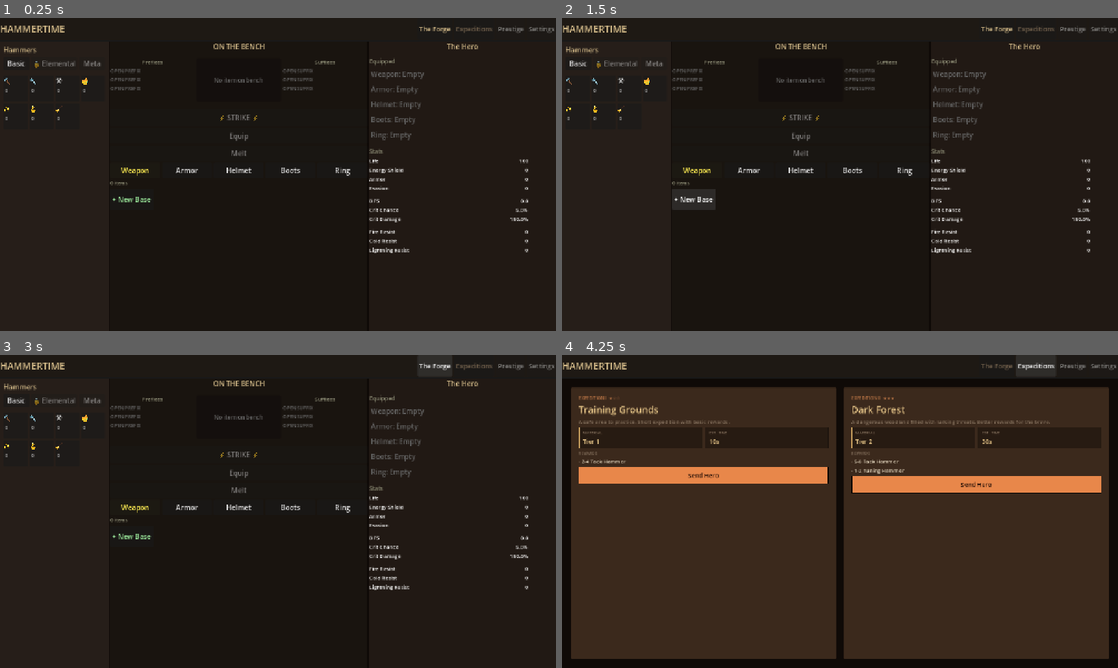
Above: before the commit, frames 1-4 (two rows, left to right).
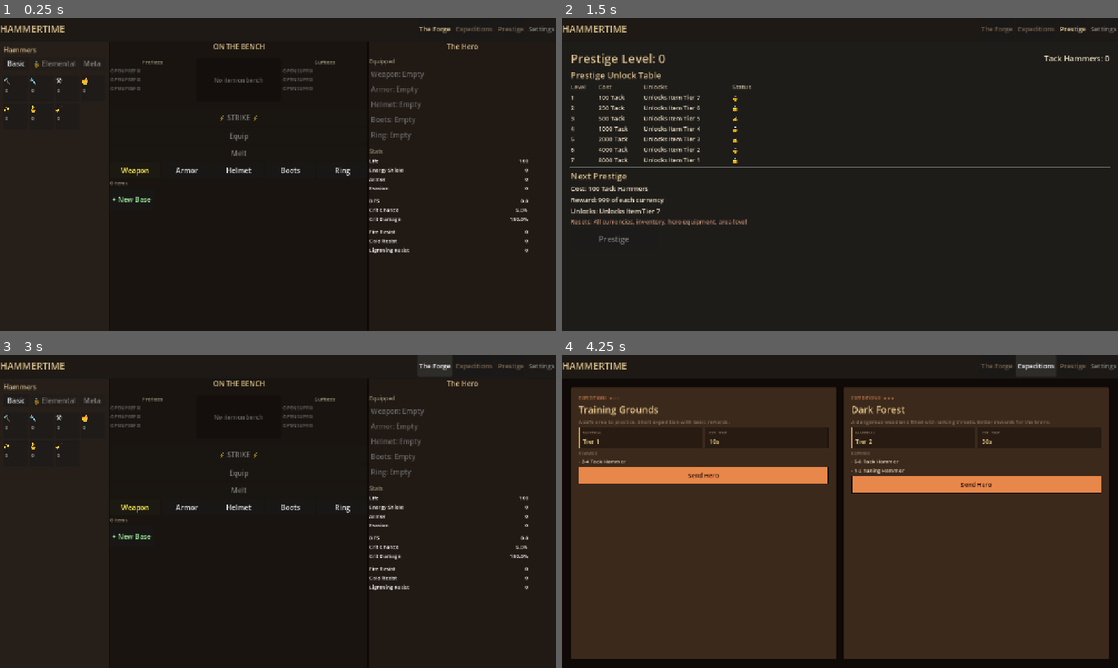
Above: after the commit, the same moments.

Repository: loginn/hammertime
Game: Godot game, scene res://scenes/main.tscn
Same seed, same stepped clock (60 frames per second), same inputs: the game is played once before the commit and once after it.
Inputs (mouse positions are in pixels of both pictures, inside the frame that each line leads up to):
- Up to frame 1 (0.25 s): no input
- Up to frame 2 (1.5 s): click (1073, 27) at 0.5 s, where only the run after the commit has a clickable "Prestige"; click (695, 199) at 1.25 s, where only the run before the commit has a clickable "+ New Base"
- Up to frame 3 (3 s): click (133, 536) at 2 s, where only the run before the commit has a clickable "+ New Base"; click "The Forge" at 2.75 s
- Up to frame 4 (4.25 s): click "Expeditions" at 3.5 s

The runs differ from the first frame. In frame 1, less than 0.1% of the frame differs, in the area x 89-94%, y 2-5%; in frame 2, 5.1%, in the area x 0-99%, y 2-76%; in frame 3, less than 0.1%; in frame 4, less than 0.1%.
Error before the commit: Invalid assignment of property or key 'valid_tags' with value of type 'Array' on a base object of type 'Resource (Item)'. (res://models/items/item_factory.gd:1…

Commit message:
feat: Build PrestigeScreen scene with unlock table, confirmation dialog…
- scenes/prestige/prestige_screen.gd
- scenes/prestige/prestige_screen.tscn
- scenes/main.gd
- scenes/main.tscn

GSD-Task: S07/T02

Diff:
--- a/scenes/main.gd
+++ b/scenes/main.gd
@@ -10,6 +10,7 @@
 
 @onready var _forge_view: Control = $VBox/Body/ForgeView
 @onready var _expedition_screen: Control = $VBox/Body/ExpeditionScreen
+@onready var _prestige_screen: Control = $VBox/Body/PrestigeScreen
 
 var _views: Dictionary = {}
 var _tabs: Dictionary = {}
@@ -19,14 +20,17 @@
 	_views = {
 		"forge": _forge_view,
 		"expeditions": _expedition_screen,
+		"prestige": _prestige_screen,
 	}
 	_tabs = {
 		"forge": _tab_forge,
 		"expeditions": _tab_expeditions,
+		"prestige": _tab_prestige,
 	}
 
 	_tab_forge.pressed.connect(_on_tab_forge_pressed)
 	_tab_expeditions.pressed.connect(_on_tab_expeditions_pressed)
+	_tab_prestige.pressed.connect(_on_tab_prestige_pressed)
 
 	_switch_to_view("forge")
 
@@ -39,6 +43,10 @@
 	_switch_to_view("expeditions")
 
 
+func _on_tab_prestige_pressed() -> void:
+	_switch_to_view("prestige")
+
+
 func _switch_to_view(view_name: String) -> void:
 	for key: String in _views:
 		_views[key].visible = (key == view_name)
--- a/scenes/main.tscn
+++ b/scenes/main.tscn
@@ -1,8 +1,9 @@
-[gd_scene load_steps=4 format=3 uid="uid://cckyc2mqfbw7m"]
+[gd_scene load_steps=5 format=3 uid="uid://cckyc2mqfbw7m"]
 
 [ext_resource type="PackedScene" path="res://scenes/forge/forge_view.tscn" id="1_forge_view"]
 [ext_resource type="PackedScene" path="res://scenes/expedition/expedition_screen.tscn" id="2_expedition_screen"]
 [ext_resource type="Script" path="res://scenes/main.gd" id="3_main_script"]
+[ext_resource type="PackedScene" path="res://scenes/prestige/prestige_screen.tscn" id="4_prestige_screen"]
 
 [sub_resource type="StyleBoxFlat" id="StyleBoxFlat_topbar"]
 bg_color = Color(0.12, 0.1, 0.08, 1)
@@ -59,8 +60,7 @@
 [node name="TabPrestige" type="Button" parent="VBox/TopBar/HBox"]
 unique_name_in_owner = true
 layout_mode = 2
-disabled = true
-theme_override_colors/font_color = Color(0.35, 0.3, 0.25, 1)
+theme_override_colors/font_color = Color(0.45, 0.38, 0.3, 1)
 theme_override_font_sizes/font_size = 15
 text = "Prestige"
 
@@ -92,3 +92,12 @@
 grow_horizontal = 2
 grow_vertical = 2
 visible = false
+
+[node name="PrestigeScreen" parent="VBox/Body" instance=ExtResource("4_prestige_screen")]
+layout_mode = 1
+anchors_preset = 15
+anchor_right = 1.0
+anchor_bottom = 1.0
+grow_horizontal = 2
+grow_vertical = 2
+visible = false
--- /dev/null
+++ b/scenes/prestige/prestige_screen.gd
@@ -0,0 +1,116 @@
+extends Control
+
+@onready var _header_label: Label = %HeaderLabel
+@onready var _tack_label: Label = %TackLabel
+@onready var _unlock_table: VBoxContainer = %UnlockTable
+@onready var _action_panel: VBoxContainer = %ActionPanel
+@onready var _next_cost_label: Label = %NextCostLabel
+@onready var _next_reward_label: Label = %NextRewardLabel
+@onready var _next_unlock_label: Label = %NextUnlockLabel
+@onready var _next_resets_label: Label = %NextResetsLabel
+@onready var _prestige_button: Button = %PrestigeButton
+@onready var _confirm_dialog: ConfirmationDialog = %ConfirmDialog
+@onready var _max_label: Label = %MaxLabel
+
+
+func _ready() -> void:
+	_build_unlock_table()
+	_refresh_display()
+	_prestige_button.pressed.connect(_on_prestige_button_pressed)
+	_confirm_dialog.confirmed.connect(_on_confirm_accepted)
+	GameEvents.prestige_completed.connect(_on_prestige_completed)
+	GameEvents.currency_changed.connect(_on_currency_changed)
+
+
+func _build_unlock_table() -> void:
+	for child in _unlock_table.get_children():
+		child.queue_free()
+
+	var header_row := HBoxContainer.new()
+	_add_table_cell(header_row, "Level", 60, Color(0.7, 0.65, 0.55))
+	_add_table_cell(header_row, "Cost", 100, Color(0.7, 0.65, 0.55))
+	_add_table_cell(header_row, "Unlocks", 200, Color(0.7, 0.65, 0.55))
+	_add_table_cell(header_row, "Status", 80, Color(0.7, 0.65, 0.55))
+	_unlock_table.add_child(header_row)
+
+	for entry: Dictionary in BalanceConfig.PRESTIGE_LEVELS:
+		var row := HBoxContainer.new()
+		_add_table_cell(row, str(entry.level), 60, Color(0.93, 0.88, 0.78))
+		_add_table_cell(row, "%d Tack" % entry.cost, 100, Color(0.93, 0.88, 0.78))
+		_add_table_cell(row, entry.description, 200, Color(0.93, 0.88, 0.78))
+
+		var status_text := ""
+		if PrestigeManager.prestige_count >= entry.level:
+			status_text = "✓"
+		else:
+			status_text = "🔒"
+		_add_table_cell(row, status_text, 80, Color(0.93, 0.88, 0.78))
+
+		_unlock_table.add_child(row)
+
+
+func _add_table_cell(row: HBoxContainer, text: String, min_width: int, color: Color) -> void:
+	var label := Label.new()
+	label.text = text
+	label.custom_minimum_size.x = min_width
+	label.add_theme_color_override("font_color", color)
+	label.add_theme_font_size_override("font_size", 14)
+	row.add_child(label)
+
+
+func _refresh_display() -> void:
+	_header_label.text = "Prestige Level: %d" % PrestigeManager.prestige_count
+
+	var tack_count: int = GameState.currency_counts.get("tack", 0)
+	_tack_label.text = "Tack Hammers: %d" % tack_count
+
+	_rebuild_status_indicators()
+
+	if PrestigeManager.is_max_prestige():
+		_action_panel.visible = false
+		_max_label.visible = true
+		_max_label.text = "MAX PRESTIGE"
+	else:
+		_action_panel.visible = true
+		_max_label.visible = false
+		var data: Dictionary = PrestigeManager.get_next_level_data()
+		_next_cost_label.text = "Cost: %d Tack Hammers" % data.cost
+		_next_reward_label.text = "Reward: %d of each currency" % data.reward_amount
+		_next_unlock_label.text = "Unlocks: %s" % data.description
+		_next_resets_label.text = "Resets: All currencies, inventory, hero equipment, area level"
+		_prestige_button.disabled = not PrestigeManager.can_prestige()
+
+
+func _rebuild_status_indicators() -> void:
+	var rows := _unlock_table.get_children()
+	for i in range(1, rows.size()):
+		var row: HBoxContainer = rows[i]
+		var status_label: Label = row.get_child(3)
+		var level_index: int = i - 1
+		var entry: Dictionary = BalanceConfig.PRESTIGE_LEVELS[level_index]
+		if PrestigeManager.prestige_count >= entry.level:
+			status_label.text = "✓"
+		else:
+			status_label.text = "🔒"
+
+
+func _on_prestige_button_pressed() -> void:
+	var data: Dictionary = PrestigeManager.get_next_level_data()
+	var next_level: int = data.level
+	_confirm_dialog.dialog_text = "Prestige to Level %d?\n\nCost: %d Tack Hammers\nReward: %d of each currency\nUnlocks: %s\n\nThis will RESET:\n- All currencies\n- All inventory items\n- Hero equipment\n- Area level" % [next_level, data.cost, data.reward_amount, data.description]
+	_confirm_dialog.popup_centered()
+
+
+func _on_confirm_accepted() -> void:
+	PrestigeManager.execute_prestige()
+
+
+func _on_prestige_completed() -> void:
+	_refresh_display()
+
+
+func _on_currency_changed(_key: String, _amount: int) -> void:
+	var tack_count: int = GameState.currency_counts.get("tack", 0)
+	_tack_label.text = "Tack Hammers: %d" % tack_count
+	if not PrestigeManager.is_max_prestige():
+		_prestige_button.disabled = not PrestigeManager.can_prestige()
--- /dev/null
+++ b/scenes/prestige/prestige_screen.tscn
@@ -0,0 +1,125 @@
+[gd_scene load_steps=3 format=3]
+
+[ext_resource type="Script" path="res://scenes/prestige/prestige_screen.gd" id="1_script"]
+
+[sub_resource type="StyleBoxFlat" id="StyleBoxFlat_bg"]
+bg_color = Color(0.12, 0.11, 0.10, 1)
+content_margin_left = 20.0
+content_margin_top = 20.0
+content_margin_right = 20.0
+content_margin_bottom = 20.0
+
+[node name="PrestigeScreen" type="Control"]
+layout_mode = 3
+anchors_preset = 15
+anchor_right = 1.0
+anchor_bottom = 1.0
+grow_horizontal = 2
+grow_vertical = 2
+script = ExtResource("1_script")
+
+[node name="PanelBg" type="PanelContainer" parent="."]
+layout_mode = 1
+anchors_preset = 15
+anchor_right = 1.0
+anchor_bottom = 1.0
+grow_horizontal = 2
+grow_vertical = 2
+theme_override_styles/panel = SubResource("StyleBoxFlat_bg")
+
+[node name="VBox" type="VBoxContainer" parent="PanelBg"]
+layout_mode = 2
+
+[node name="HeaderRow" type="HBoxContainer" parent="PanelBg/VBox"]
+layout_mode = 2
+
+[node name="HeaderLabel" type="Label" parent="PanelBg/VBox/HeaderRow"]
+unique_name_in_owner = true
+layout_mode = 2
+theme_override_colors/font_color = Color(0.85, 0.75, 0.55, 1)
+theme_override_font_sizes/font_size = 28
+text = "Prestige Level: 0"
+
+[node name="Spacer" type="Control" parent="PanelBg/VBox/HeaderRow"]
+layout_mode = 2
+size_flags_horizontal = 3
+
+[node name="TackLabel" type="Label" parent="PanelBg/VBox/HeaderRow"]
+unique_name_in_owner = true
+layout_mode = 2
+theme_override_colors/font_color = Color(0.93, 0.88, 0.78, 1)
+theme_override_font_sizes/font_size = 18
+text = "Tack Hammers: 0"
+
+[node name="TableTitle" type="Label" parent="PanelBg/VBox"]
+layout_mode = 2
+theme_override_colors/font_color = Color(0.85, 0.75, 0.55, 1)
+theme_override_font_sizes/font_size = 20
+text = "Prestige Unlock Table"
+
+[node name="UnlockTable" type="VBoxContainer" parent="PanelBg/VBox"]
+unique_name_in_owner = true
+layout_mode = 2
+
+[node name="Separator" type="HSeparator" parent="PanelBg/VBox"]
+layout_mode = 2
+theme_override_colors/separator_color = Color(0.4, 0.35, 0.28, 1)
+
+[node name="ActionPanel" type="VBoxContainer" parent="PanelBg/VBox"]
+unique_name_in_owner = true
+layout_mode = 2
+
+[node name="NextPrestigeTitle" type="Label" parent="PanelBg/VBox/ActionPanel"]
+layout_mode = 2
+theme_override_colors/font_color = Color(0.85, 0.75, 0.55, 1)
+theme_override_font_sizes/font_size = 20
+text = "Next Prestige"
+
+[node name="NextCostLabel" type="Label" parent="PanelBg/VBox/ActionPanel"]
+unique_name_in_owner = true
+layout_mode = 2
+theme_override_colors/font_color = Color(0.93, 0.88, 0.78, 1)
+theme_override_font_sizes/font_size = 15
+text = "Cost: 100 Tack Hammers"
+
+[node name="NextRewardLabel" type="Label" parent="PanelBg/VBox/ActionPanel"]
+unique_name_in_owner = true
+layout_mode = 2
+theme_override_colors/font_color = Color(0.93, 0.88, 0.78, 1)
+theme_override_font_sizes/font_size = 15
+text = "Reward: 999 of each currency"
+
+[node name="NextUnlockLabel" type="Label" parent="PanelBg/VBox/ActionPanel"]
+unique_name_in_owner = true
+layout_mode = 2
+theme_override_colors/font_color = Color(0.93, 0.88, 0.78, 1)
+theme_override_font_sizes/font_size = 15
+text = "Unlocks: Item Tier 7"
+
+[node name="NextResetsLabel" type="Label" parent="PanelBg/VBox/ActionPanel"]
+unique_name_in_owner = true
+layout_mode = 2
+theme_override_colors/font_color = Color(0.75, 0.55, 0.45, 1)
+theme_override_font_sizes/font_size = 14
+text = "Resets: All currencies, inventory, hero equipment, area level"
+
+[node name="PrestigeButton" type="Button" parent="PanelBg/VBox/ActionPanel"]
+unique_name_in_owner = true
+layout_mode = 2
+custom_minimum_size = Vector2(200, 50)
+size_flags_horizontal = 0
+theme_override_font_sizes/font_size = 18
+text = "Prestige"
+
+[node name="MaxLabel" type="Label" parent="PanelBg/VBox"]
+unique_name_in_owner = true
+visible = false
+layout_mode = 2
+theme_override_colors/font_color = Color(0.95, 0.85, 0.45, 1)
+theme_override_font_sizes/font_size = 24
+text = "MAX PRESTIGE"
+
+[node name="ConfirmDialog" type="ConfirmationDialog" parent="."]
+unique_name_in_owner = true
+title = "Confirm Prestige"
+size = Vector2i(400, 250)
